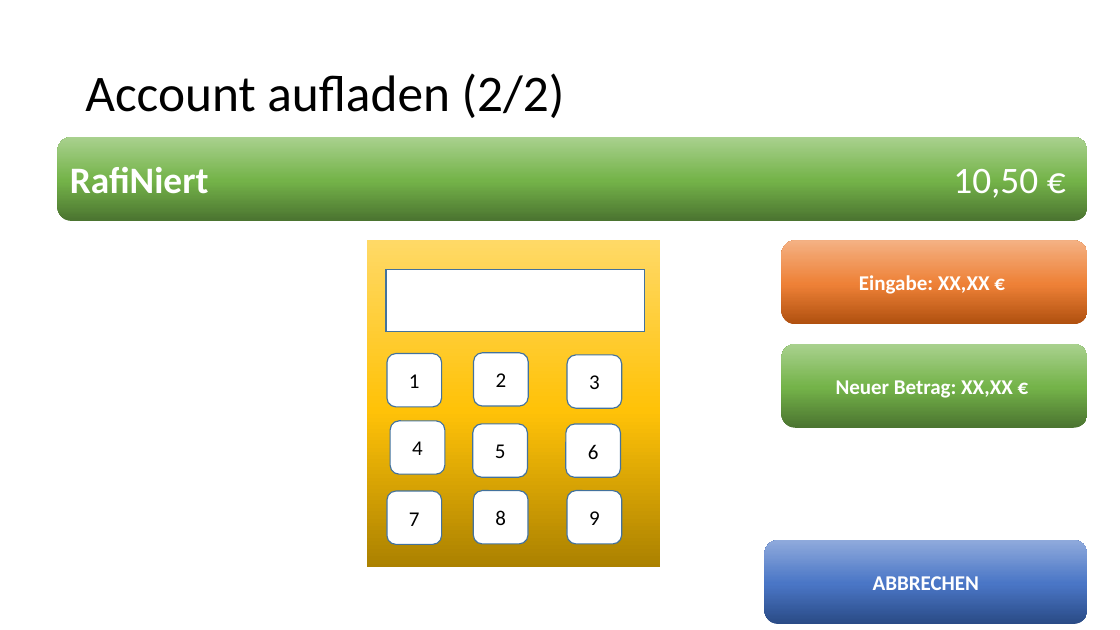
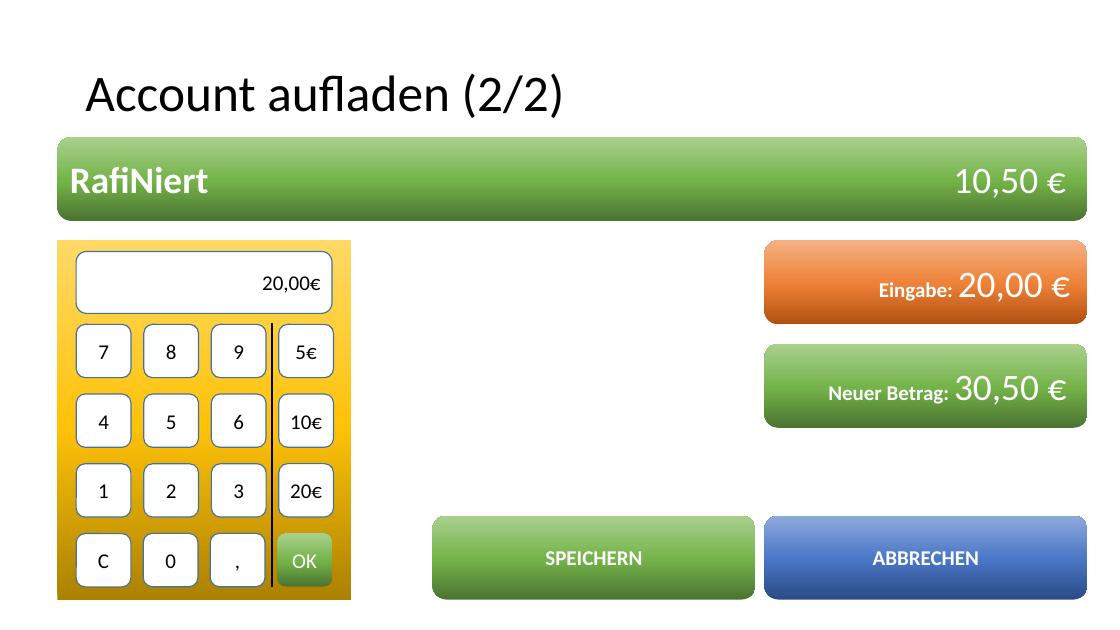
Before and after one commit to cynt4k/prepaid-list, a slide deck: slide 5 of documentation/Getraenkeabrechnung.pptx (slide 6 before the commit). Drawn at 1120x630 pixels with LibreOffice and Linux fonts; fonts in the diff are those of the drawing. Boxes give left, top, right and bottom in pixels: in the first picture for what was removed or moved away, otherwise in the second. Text is boxed around its words. In the diff, an @@ line names an element or a change of style, - is before the commit and + after.

```diff
--- a/documentation/Getraenkeabrechnung.pptx
+++ b/documentation/Getraenkeabrechnung.pptx
@@ rectangle: place and size @@
-rectangle at (367,240,660,567)
+rectangle at (57,240,350,600)
@@ rounded rectangle "Eingabe: 20,00 €": place and size @@
-rounded rectangle "Eingabe: 20,00 €" at (781,240,1087,324)
+rounded rectangle "Eingabe: 20,00 €" at (765,240,1088,324)
@@ rectangle removed at (386,270,644,332) @@
@@ text in rounded rectangle at (879,272,1043,302): text changed @@
-Eingabe: XX,XX €
+Eingabe: 20,00 €
@@ rounded rectangle "7": place and size @@
-rounded rectangle "7" at (387,492,442,544)
+rounded rectangle "7" at (76,324,131,377)
@@ rounded rectangle "8": place and size @@
-rounded rectangle "8" at (474,491,528,544)
+rounded rectangle "8" at (144,324,198,377)
@@ rounded rectangle "9": place and size @@
-rounded rectangle "9" at (567,491,622,544)
+rounded rectangle "9" at (212,324,266,377)
@@ group added at (76,251,334,587): 8 rounded rectangles, 1 line @@
+20,00€
+5€
+10€
+20€
+0
+C
+,
+OK
@@ rounded rectangle "Neuer Betrag: 30,50 €": place and size @@
-rounded rectangle "Neuer Betrag: 30,50 €" at (781,344,1087,428)
+rounded rectangle "Neuer Betrag: 30,50 €" at (765,344,1088,428)
@@ text in rounded rectangle at (828,375,1039,405): text changed @@
-Neuer Betrag: XX,XX €
+Neuer Betrag: 30,50 €
@@ rounded rectangle "4": place and size @@
-rounded rectangle "4" at (391,421,445,474)
+rounded rectangle "4" at (76,394,131,447)
@@ rounded rectangle "5": place and size @@
-rounded rectangle "5" at (473,424,528,477)
+rounded rectangle "5" at (144,394,198,447)
@@ rounded rectangle "6": place and size @@
-rounded rectangle "6" at (566,424,621,477)
+rounded rectangle "6" at (212,394,266,447)
@@ rounded rectangle "1": place and size @@
-rounded rectangle "1" at (387,354,442,407)
+rounded rectangle "1" at (76,464,131,517)
@@ rounded rectangle "2": place and size @@
-rounded rectangle "2" at (474,353,528,406)
+rounded rectangle "2" at (144,464,198,517)
@@ rounded rectangle "3": place and size @@
-rounded rectangle "3" at (567,355,622,408)
+rounded rectangle "3" at (212,464,266,517)
@@ rounded rectangle added at (433,516,756,600), fill gradient #4B7430 to #74B349 to #A9D18E, 18 pt, text #FFFFFF, bold @@
+SPEICHERN
@@ rounded rectangle "ABBRECHEN": place and size @@
-rounded rectangle "ABBRECHEN" at (765,540,1088,624)
+rounded rectangle "ABBRECHEN" at (765,516,1088,600)
```
Also in this commit, not shown: 4 other slides changed, 1 slide removed.
